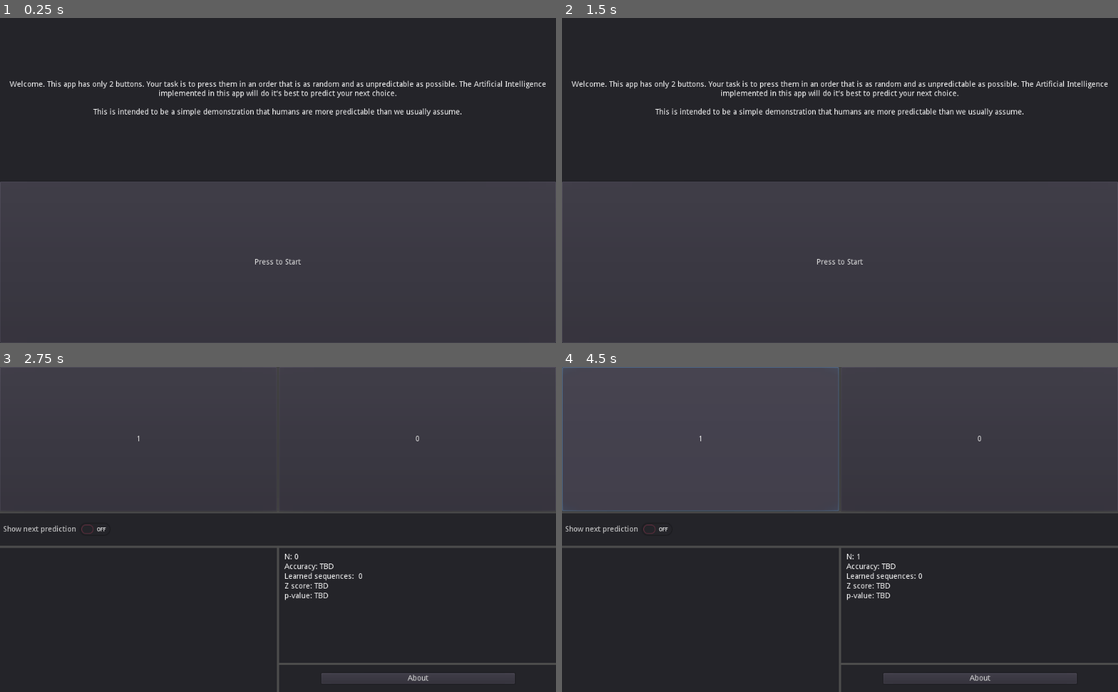
Above: before the commit, frames 1-4 (two rows, left to right).
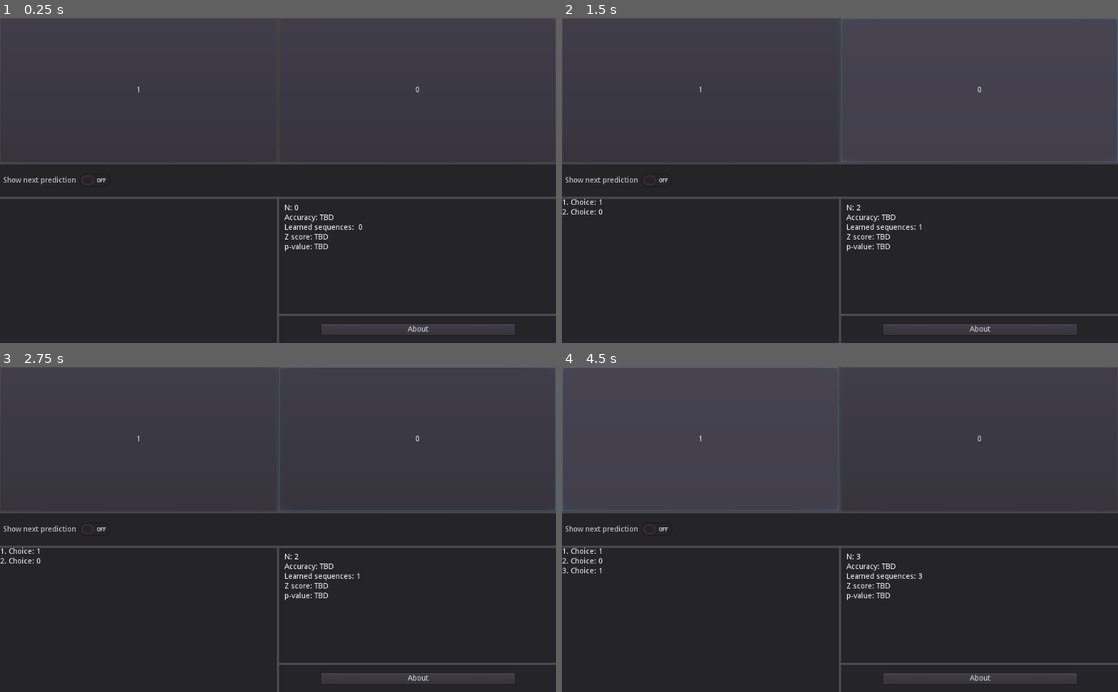
Above: after the commit, the same moments.

Repository: Winsalot/HumanRandomnessTest
Game: Godot game, scene res://Main.tscn
Two runs of this game, one before a commit and one after it. Both use one fixed random seed, a clock stepped at 60 frames per second and the inputs below.
Inputs (mouse positions are in pixels of both pictures, inside the frame that each line leads up to):
- Up to frame 1 (0.25 s): no input
- Up to frame 2 (1.5 s): click "1" at 0.5 s; click "0" at 1.25 s
- Up to frame 3 (2.75 s): click (278, 610) at 2 s, where only the run before the commit has a clickable "Press to Start"
- Up to frame 4 (4.5 s): click "Show next prediction" at 2.75 s; click "Show next prediction" at 3.5 s; click "1" at 4.25 s

The runs differ from the first frame. In frame 1, 59% of the frame differs, in the area x 0-100%, y 0-100%; in frame 2, 67%; in frame 3, 0.4%; in frame 4, 0.2%.

Commit message:
Added history panel

Diff:
--- /dev/null
+++ b/Label.tscn
@@ -0,0 +1,8 @@
+[gd_scene format=2]
+
+[node name="Label" type="RichTextLabel"]
+margin_right = 40.0
+margin_bottom = 40.0
+__meta__ = {
+"_edit_use_anchors_": false
+}
--- a/Main.gd
+++ b/Main.gd
@@ -4,11 +4,18 @@
 export var nacc_from = 10
 
 onready var button_history = []
+#onready var label_base = preload("res://Label.tscn")
+
 var next_press
 var rng = RandomNumberGenerator.new()
 var z_score = "Keep Pressing Buttons"
 var p_value = "Keep Pressing Buttons"
 
+
+# Number of history labels to show.
+var n_history_lab = 5
+# format: vector of [line_reference (label node)]
+var history_lab = []
 
 var ngram_freq = {}
 
@@ -21,6 +28,13 @@
 	next_press = rng.randi_range(0,1)
 	pass # Replace with function body.
 
+func _process(delta):
+	n_history_lab = $MarginContainer/Everything/OtherInfo/History.get_size().y/18
+	while history_lab.size() > n_history_lab:
+		history_lab[0].queue_free()
+		history_lab.pop_front()
+
+
 func get_curr_ngram(n):
 	var last = button_history.slice(0,n-1)
 	last.invert()
@@ -28,15 +42,14 @@
 
 # function called after every key choice.
 func register_choice(value):
-	update_acc(value)
-	update_history(value)
-	update_frequencies()
+	update_acc(value) # updates accuracy vector
+	update_history(value) # updates history vector
+	update_hist_labs(value) # updates history panel (front end)
+	update_frequencies() # upates learned sequences and their frequencies
 	next_press = predict_next()
 	update_z()
 	update_p_val()
 	update_labels()
-
-
 
 func update_history(keypress):
 	button_history.push_front(keypress)
@@ -131,6 +144,22 @@
 		$MarginContainer/Everything/OtherInfo/StatsAbout/Stats/VBoxContainer/PVal.text = \
 		"p-value: " + p_value
 
+func update_hist_labs(value):
+	var text = ""
+	var label_base = Label.new()
+
+	if button_history.size()> nacc_from+1:
+		text = String(button_history.size()) + ". Choice: " + String(value) + \
+		", Pred: " + String(next_press)
+	else:
+		text = String(button_history.size()) + ". Choice: " + String(value)
+
+	$MarginContainer/Everything/OtherInfo/History/HistoryBox.add_child(label_base)
+	label_base.text = text
+
+	history_lab.push_back(label_base)
+
+
 func _on_Button_A_pressed():
 #	print("Button A pressed")
 	register_choice(0)
--- a/Main.tscn
+++ b/Main.tscn
@@ -38,6 +38,12 @@
 	pass # Replace with function body.
 "
 
+[sub_resource type="InputEventAction" id=6]
+action = "ok"
+
+[sub_resource type="ShortCut" id=7]
+shortcut = SubResource( 6 )
+
 [node name="Main" type="Control"]
 anchor_right = 1.0
 anchor_bottom = 1.0
@@ -129,6 +135,13 @@
 margin_right = 510.0
 margin_bottom = 266.0
 size_flags_horizontal = 3
+
+[node name="HistoryBox" type="VBoxContainer" parent="MarginContainer/Everything/OtherInfo/History"]
+margin_right = 40.0
+margin_bottom = 40.0
+__meta__ = {
+"_edit_use_anchors_": false
+}
 
 [node name="StatsAbout" type="VBoxContainer" parent="MarginContainer/Everything/OtherInfo"]
 margin_left = 514.0
@@ -204,6 +217,7 @@
 }
 
 [node name="WelcomeScreen" type="Panel" parent="MarginContainer"]
+visible = false
 margin_right = 1024.0
 margin_bottom = 600.0
 script = SubResource( 5 )
@@ -234,6 +248,7 @@
 margin_right = 1024.0
 margin_bottom = 600.0
 size_flags_vertical = 3
+shortcut = SubResource( 7 )
 text = "Press to Start"
 __meta__ = {
 "_edit_use_anchors_": false
--- a/project.godot
+++ b/project.godot
@@ -31,6 +31,12 @@
 "events": [ Object(InputEventKey,"resource_local_to_scene":false,"resource_name":"","device":0,"alt":false,"shift":false,"control":false,"meta":false,"command":false,"pressed":false,"scancode":49,"unicode":0,"echo":false,"script":null)
  ]
 }
+ok={
+"deadzone": 0.5,
+"events": [ Object(InputEventKey,"resource_local_to_scene":false,"resource_name":"","device":0,"alt":false,"shift":false,"control":false,"meta":false,"command":false,"pressed":false,"scancode":32,"unicode":0,"echo":false,"script":null)
+, Object(InputEventKey,"resource_local_to_scene":false,"resource_name":"","device":0,"alt":false,"shift":false,"control":false,"meta":false,"command":false,"pressed":false,"scancode":16777221,"unicode":0,"echo":false,"script":null)
+ ]
+}
 
 [rendering]
 
Not shown: 1 places in Main.tscn that only renumber resources
Binary file changed: design draft.png
